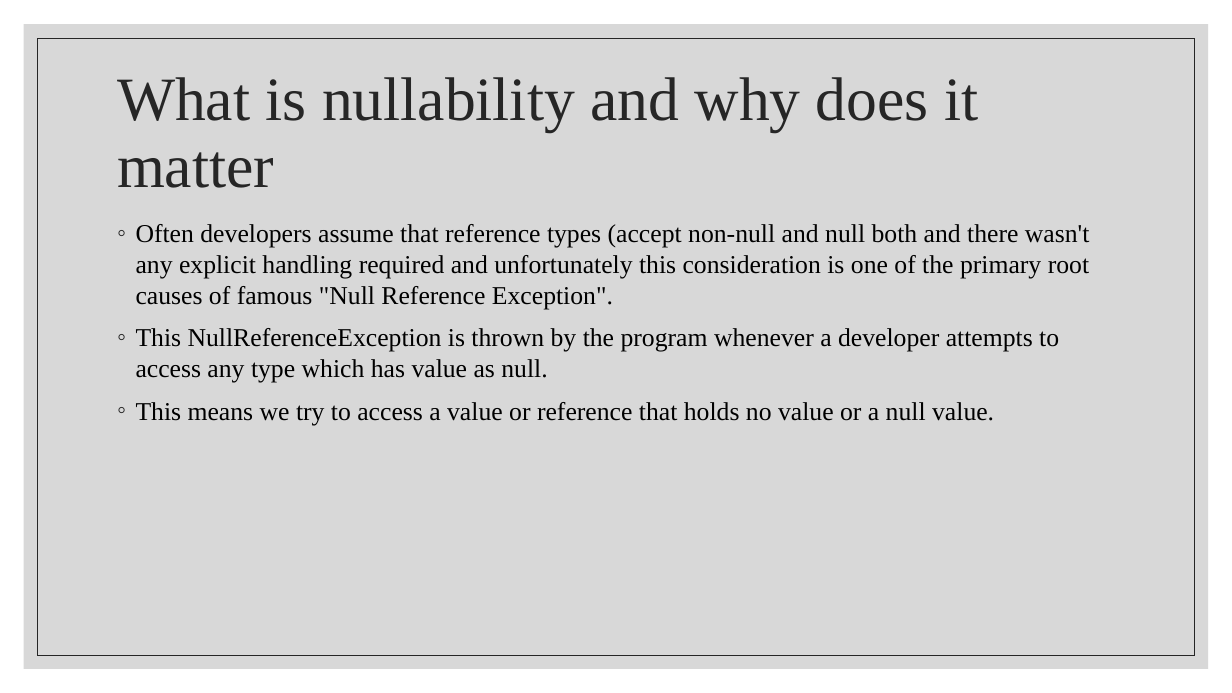
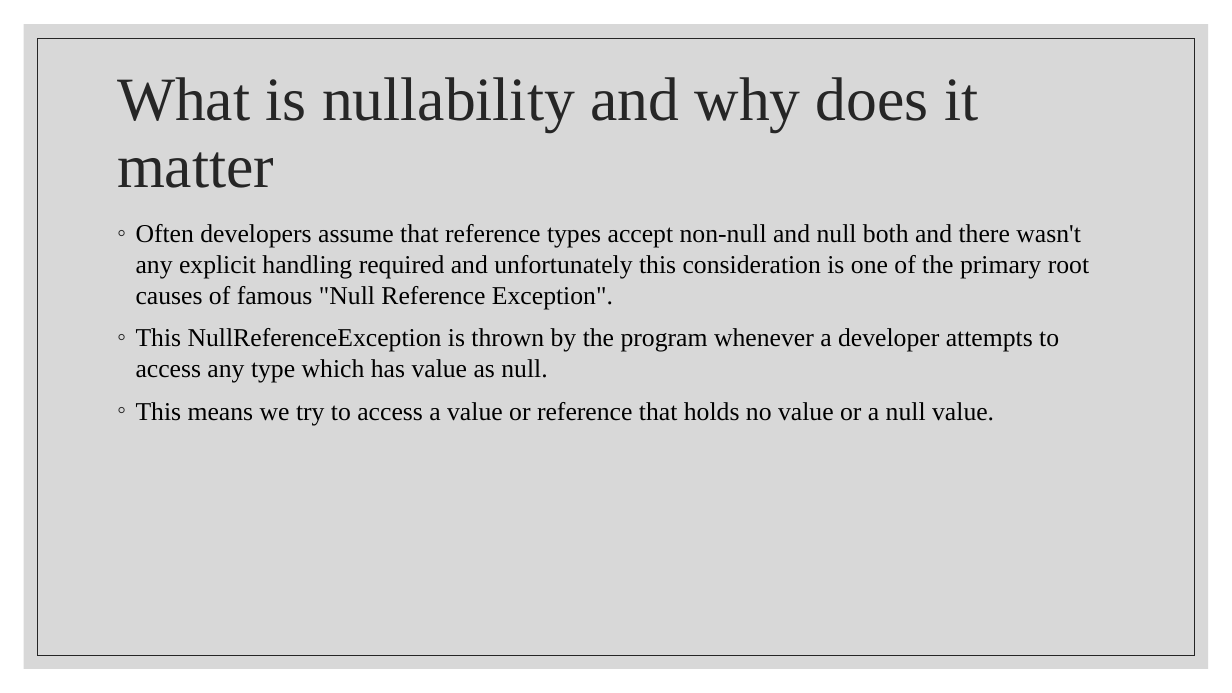
Before and after one commit to BenjaminMichaelis/Lectures, a slide deck: slide 2 of Distributables/Nullability and Pattern Matching.pptx. Drawn at 1232x693 pixels with LibreOffice and Linux fonts; fonts in the diff are those of the drawing. Boxes give left, top, right and bottom in pixels: in the first picture for what was removed or moved away, otherwise in the second. Text is boxed around its words. In the diff, an @@ line names an element or a change of style, - is before the commit and + after.

```diff
--- a/Distributables/Nullability and Pattern Matching.pptx
+++ b/Distributables/Nullability and Pattern Matching.pptx
@@ text at <box>136,224,1089,310</box>: text changed @@
-◦ Often developers assume that reference types (accept non-null and null both and there wasn't any explicit handling required and unfortunately this consideration is one of the primary root causes of famous "Null Reference Exception".
+◦ Often developers assume that reference types accept non-null and null both and there wasn't any explicit handling required and unfortunately this consideration is one of the primary root causes of famous "Null Reference Exception".
```
Also in this commit, not shown: 4 other slides changed, 1 slide added, 1 slide removed, 3 other files.
